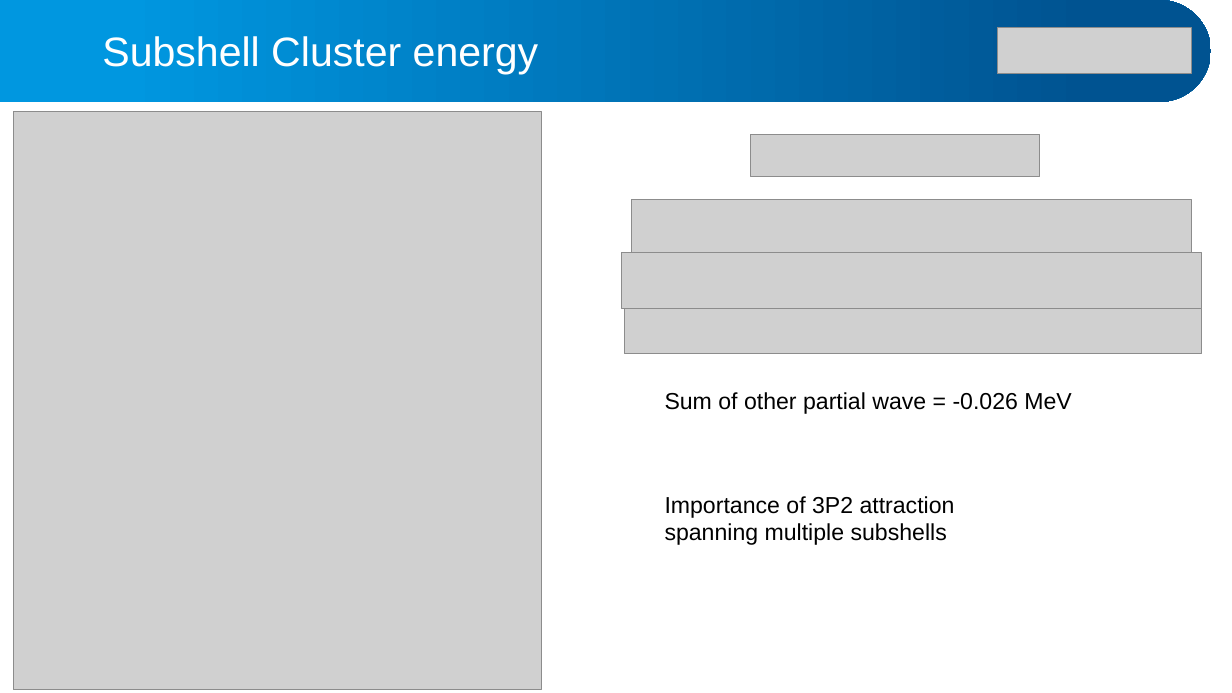
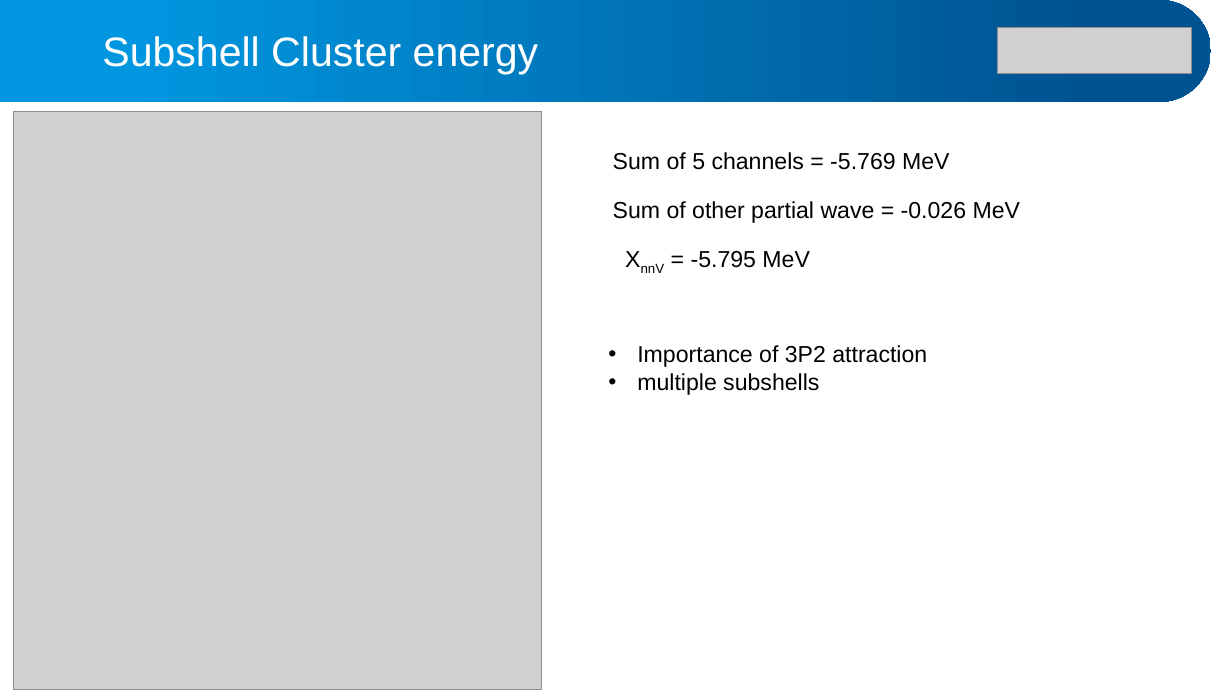
Before and after one commit to alphacentaury-github/NPSS2020, a slide deck: slide 15 of 20260915_JPS_SONG.pptx. Drawn at 1232x693 pixels with LibreOffice and Linux fonts; fonts in the diff are those of the drawing; grey boxes stand for pictures. Boxes give left, top, right and bottom in pixels: in the first picture for what was removed or moved away, otherwise in the second. Text is boxed around its words. In the diff, an @@ line names an element or a change of style, - is before the commit and + after.

```diff
--- a/20260915_JPS_SONG.pptx
+++ b/20260915_JPS_SONG.pptx
@@ picture removed at (x1=750, y1=134, x2=1041, y2=177) @@
@@ text added at (x1=613, y1=152, x2=949, y2=170), 18 pt, text #000000 @@
+Sum of 5 channels = -5.769 MeV
@@ text "Sum of other partial wave ..." moved from (x1=665, y1=392, x2=1071, y2=414) to (x1=613, y1=201, x2=1020, y2=223) @@
@@ picture removed at (x1=631, y1=200, x2=1191, y2=252) @@
@@ picture removed at (x1=621, y1=252, x2=1202, y2=308) @@
@@ text added at (x1=691, y1=251, x2=809, y2=268), 18 pt, text #000000 @@
+XnnV = -5.795 MeV
@@ picture removed at (x1=624, y1=309, x2=1202, y2=354) @@
@@ text "Importance of 3P2 attraction" moved from (x1=665, y1=496, x2=955, y2=545) to (x1=637, y1=345, x2=927, y2=395) @@
@@ text at (x1=637, y1=345, x2=927, y2=367): bullet none to • @@
@@ text at (x1=637, y1=373, x2=819, y2=395): text changed @@
-spanning multiple subshells
+• multiple subshells
```
Also in this commit, not shown: 10 other slides changed.
